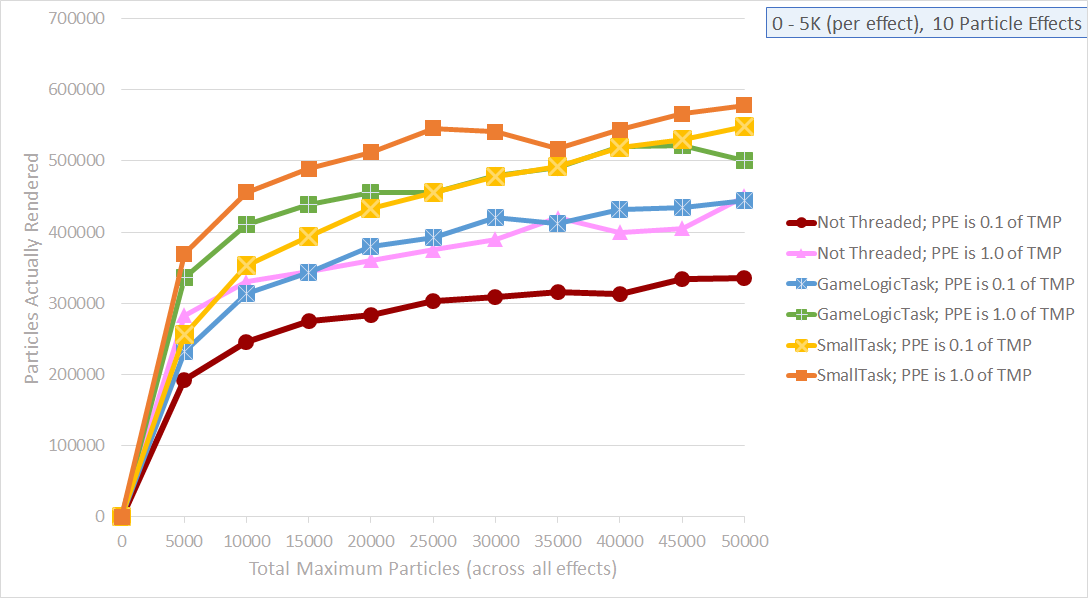
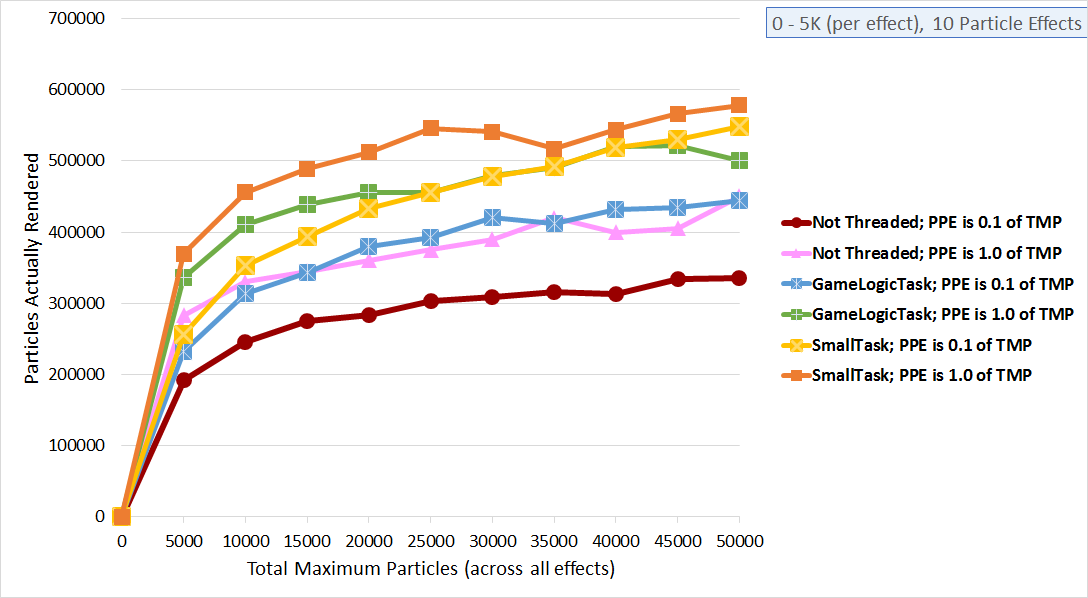
Before/after of a (1088, 598) layered artwork. What changed in the layer stack:
added layer "Layer 3" above "Layer 2" over (x1=23, y1=12, x2=1075, y2=579)
